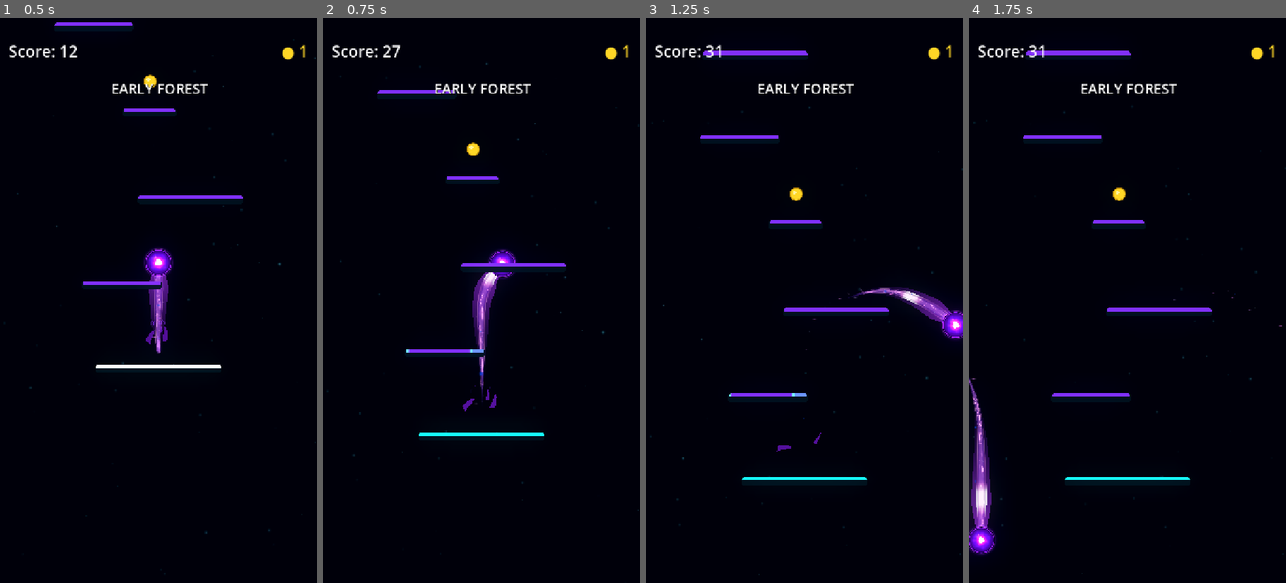
Above: before the commit, frames 1-4 (left to right).
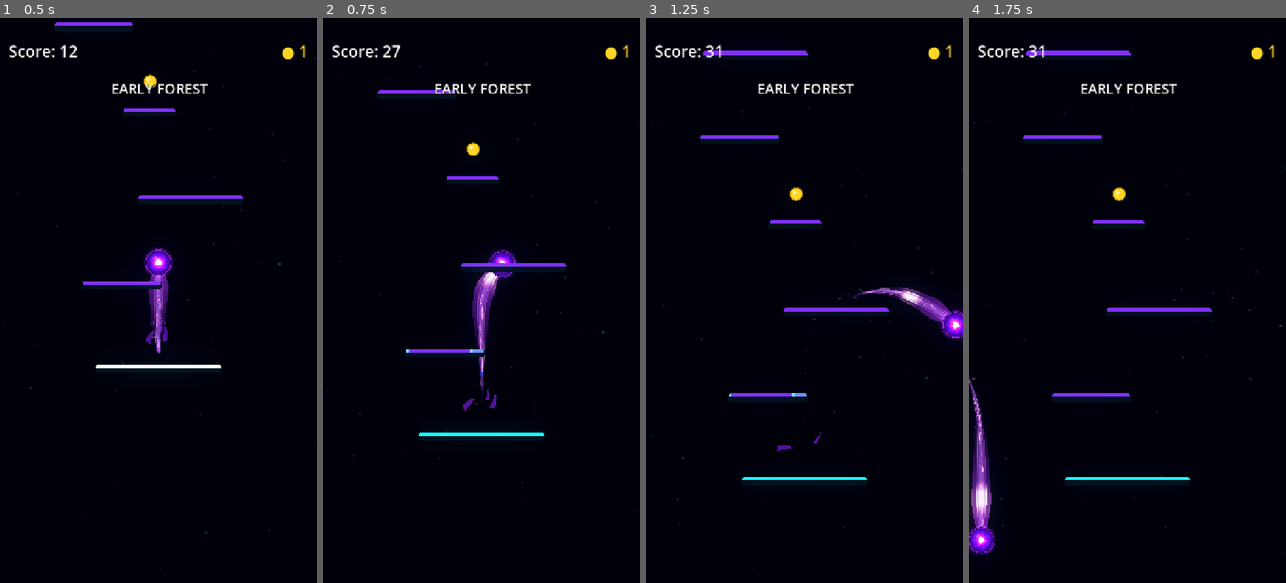
Above: after the commit, the same moments.

Repository: Kryodo/TowerJump
Game: Godot game, scene res://scenes/main.tscn
Same seed, same stepped clock (60 frames per second), same inputs: the game is played once before the commit and once after it.
Inputs (mouse positions are in pixels of both pictures, inside the frame that each line leads up to):
- Up to frame 1 (0.5 s): no input
- Up to frame 2 (0.75 s): move the mouse to (551, 272) at 0.52 s; hold Right (ui_right) from 0.53 s (still down); click (551, 272) at 0.67 s
- Up to frame 3 (1.25 s): keep holding Right (ui_right)
- Up to frame 4 (1.75 s): release Right (ui_right) at 1.25 s; drag from (1064, 328) to (1117, 193) at 1.27 s

Frame 1 is identical in both runs. In frame 2, less than 0.1% of the frame differs, in the area x 48-56%, y 45-49%; in frame 3, less than 0.1%; in frame 4, 0.1%, in the area x 0-8%, y 83-89%.

Commit message:
Make traveling pulses illuminate the translucent body

Diff:
--- a/scenes/unified_comet.gdshader
+++ b/scenes/unified_comet.gdshader
@@ -6,6 +6,8 @@
 uniform float flow_speed = 0.9;
 // Controls how strongly the moving current appears in the translucent skin.
 uniform float surface_flow_strength : hint_range(0.0, 0.5) = 0.16;
+uniform float pulse_progress = -1.0;
+uniform float pulse_strength = 0.0;
 
 // Deterministic noise shared with the inner energy shader.
 float hash21(vec2 p) {
@@ -51,6 +53,12 @@
 	float center_energy = 1.0 - smoothstep(0.0, 0.95, abs(across * 2.0 - 1.0));
 	float tail_fade = 1.0 - smoothstep(0.74, 1.0, along);
 	float head_energy = 1.0 - smoothstep(0.02, 0.42, along);
+	float pulse_gate = step(0.0, pulse_progress);
+	float pulse_band = (
+		1.0 - smoothstep(0.025, 0.105, abs(along - pulse_progress))
+	) * pulse_gate;
+	float travelling_pulse = pulse_band * pulse_strength * tail_fade;
+	float edge_mask = smoothstep(0.24, 0.82, abs(across * 2.0 - 1.0));
 
 	float time = TIME * flow_speed;
 
@@ -84,28 +92,35 @@
 	vec3 head_color;
 	vec3 tail_color;
 	vec3 inner_energy_color;
+	vec3 pulse_color;
 	if (palette_mode == 1) {
 		head_color = vec3(0.52, 0.10, 0.96);
 		tail_color = vec3(0.11, 0.014, 0.34);
 		inner_energy_color = vec3(1.12, 0.52, 1.65);
+		pulse_color = vec3(1.55, 0.78, 1.95);
 	} else {
 		head_color = vec3(0.035, 0.36, 0.92);
 		tail_color = vec3(0.006, 0.035, 0.25);
 		inner_energy_color = vec3(0.22, 0.88, 1.42);
+		pulse_color = vec3(0.70, 1.38, 1.90);
 	}
 
 	vec3 body_color = mix(head_color, tail_color, smoothstep(0.06, 0.94, along));
 	float core_influence = center_energy * (0.14 + 0.16 * head_energy);
 	core_influence += surface_presence * surface_flow_strength;
+	core_influence += travelling_pulse * 0.20;
 	body_color = mix(body_color, inner_energy_color, clamp(core_influence, 0.0, 0.65));
 	body_color *= flow;
+	// The travelling current briefly lights the membrane's outer edges as well as its core.
+	body_color += pulse_color * travelling_pulse * edge_mask * 0.52;
 
-	// Keep the skin continuous and translucent. The current only changes its
-	// apparent density slightly; geometry and outer edges remain untouched.
+	// Keep the skin continuous and translucent; the pulse changes its visible light
+	// without disturbing mesh geometry or physically shifting the outer edges.
 	float translucent_body_alpha = mix(0.30, 0.10, smoothstep(0.02, 0.92, along));
 	float body_alpha = translucent_body_alpha * mix(0.93, 1.06, surface_presence);
 	float core_alpha = center_energy * (0.10 + surface_current * 0.02) * head_energy;
-	float alpha = clamp((body_alpha + core_alpha) * tail_fade, 0.0, 0.94);
+	float pulse_alpha = travelling_pulse * (0.025 + edge_mask * 0.11);
+	float alpha = clamp((body_alpha + core_alpha + pulse_alpha) * tail_fade, 0.0, 0.94);
 	alpha = clamp(alpha * fragment_alpha_boost, 0.0, 0.94);
 
 	COLOR = vec4(body_color, alpha);
